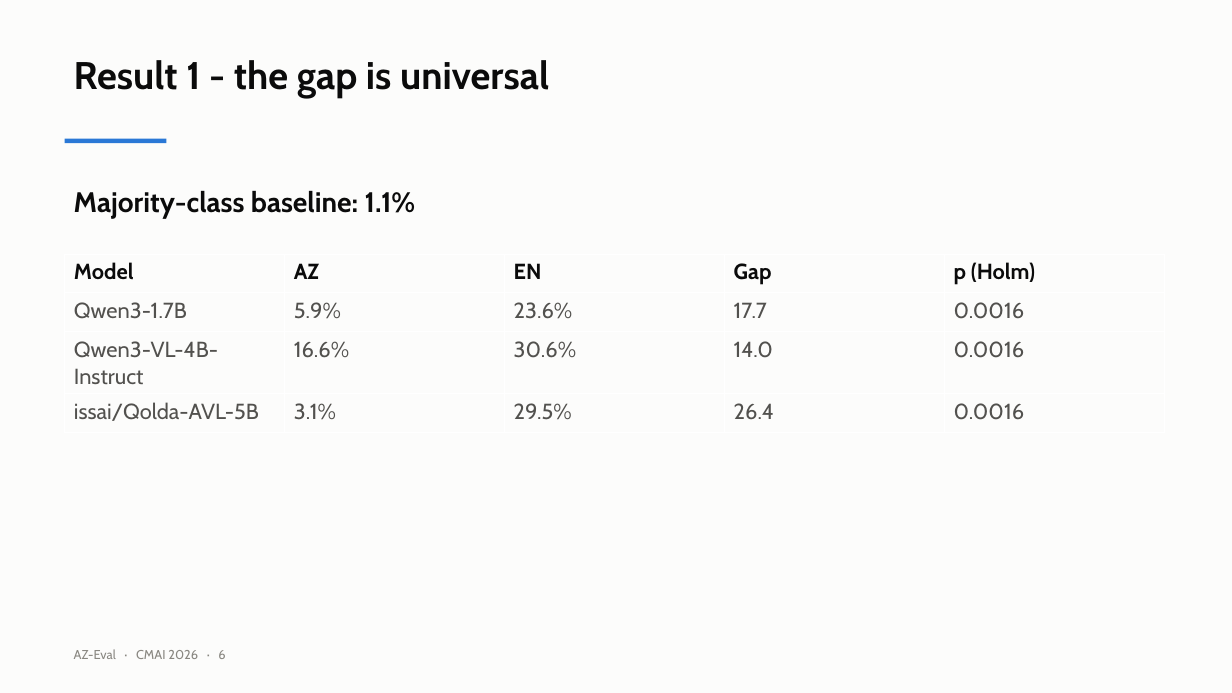
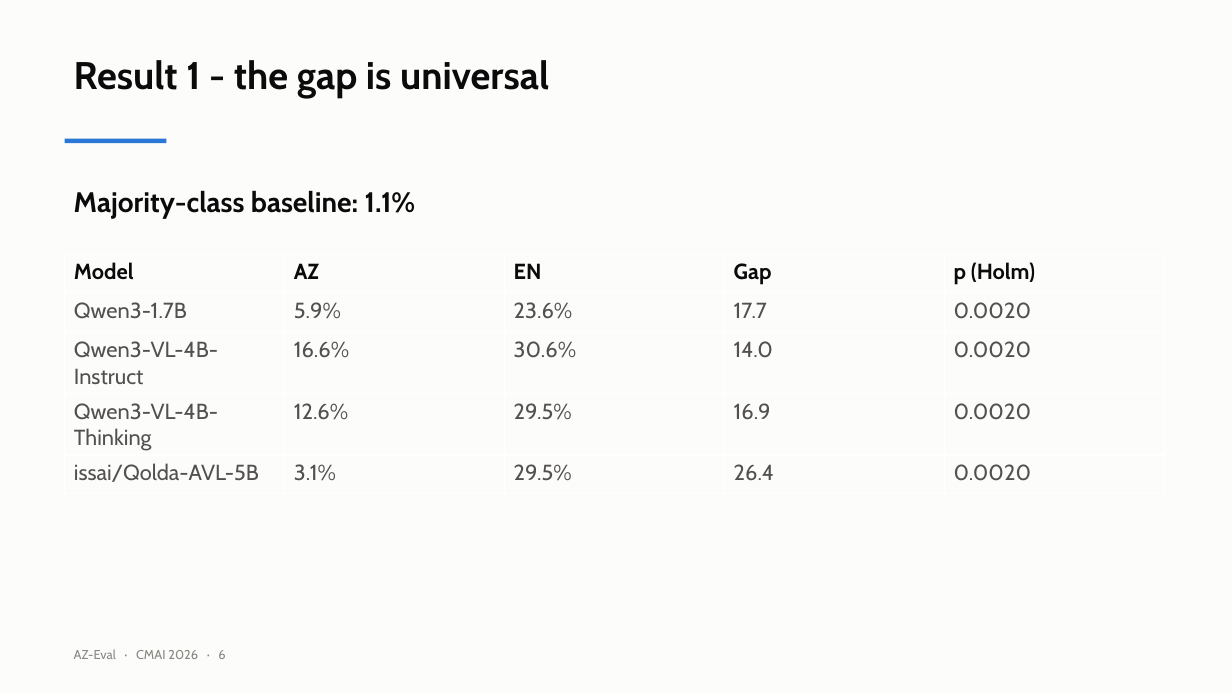
Before and after one commit to nihatgaribli/AZ-Eval, a slide deck: slide 6 of talk/CMAI_2026_Garibli.pptx. Drawn at 1232x693 pixels with LibreOffice and Linux fonts; fonts in the diff are those of the drawing. Boxes give left, top, right and bottom in pixels: in the first picture for what was removed or moved away, otherwise in the second. Text is boxed around its words. In the diff, an @@ line names an element or a change of style, - is before the commit and + after.

Commit message:
Evaluate the declared base and make it the primary comparison (#9)
Qolda-AVL-5B names Qwen/Qwen3-VL-4B-Thinking as its base. Until now the
comparison used Qwen3-VL-4B-Instruct, a sibling, because the base had not
been run. It has now been run on both languages, 356 items each.

The finding survives and gets cleaner:

  STRICT    12.6% vs 3.1%   9.6 pt   Holm p = 0.0040
  TRANSLIT  13.5% vs 12.1%  1.4 pt   Holm p = 1.0000

Against the declared base the post-transliteration residual disappears.
With the Instruct sibling 5.9 points survived Holm correction; against
the base, 1.4 points do not. On this benchmark the loss is orthographic
rather than epistemic, with nothing left over to explain.

The control stratum agrees: indistinguishable in English (62.5% vs
59.4%, p = 0.5892), 27.1 points apart in Azerbaijani (Holm p = 0.0050),
and transliteration closes 81% of that.

Two further points worth recording. The declared base emits zero Cyrillic
answers out of 356, against one for the Instruct sibling and 326 for the
Kazakh-tuned model. And Instruct and Thinking are themselves statistically
indistinguishable on the control stratum in both languages, so the earlier
choice of sibling did not distort anything -- it merely understated the
deficit, since Instruct scores higher in Azerbaijani.

Holm-corrected p-values across the whole report shift from 0.0016 to
0.0020: the test family grew by one model.

Figures, slides and the LinkedIn drafts are regenerated from the same
numbers. The limitations section no longer lists the unevaluated base;
what remains is that a single Kazakh-adapted model carries the causal
claim, and it names the two runs that would address that.

```diff
--- a/talk/CMAI_2026_Garibli.pptx
+++ b/talk/CMAI_2026_Garibli.pptx
@@ table at (65, 254, 1165, 486) @@
-row 2: Qwen3-1.7B | 5.9% | 23.6% | 17.7 | 0.0016
-row 3: Qwen3-VL-4B-Instruct | 16.6% | 30.6% | 14.0 | 0.0016
-row 4: issai/Qolda-AVL-5B | 3.1% | 29.5% | 26.4 | 0.0016
+row 2: Qwen3-1.7B | 5.9% | 23.6% | 17.7 | 0.0020
+row 3: Qwen3-VL-4B-Instruct | 16.6% | 30.6% | 14.0 | 0.0020
+row 4: Qwen3-VL-4B-Thinking | 12.6% | 29.5% | 16.9 | 0.0020
+row 5: issai/Qolda-AVL-5B | 3.1% | 29.5% | 26.4 | 0.0020
```
Also in this commit, not shown: 2 other slides changed, 19 other files.
